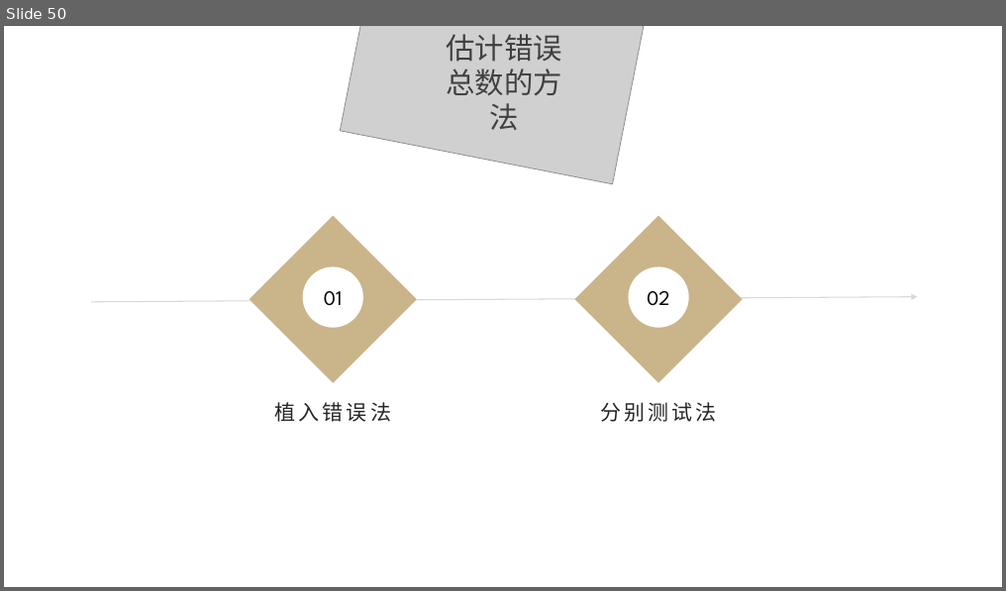
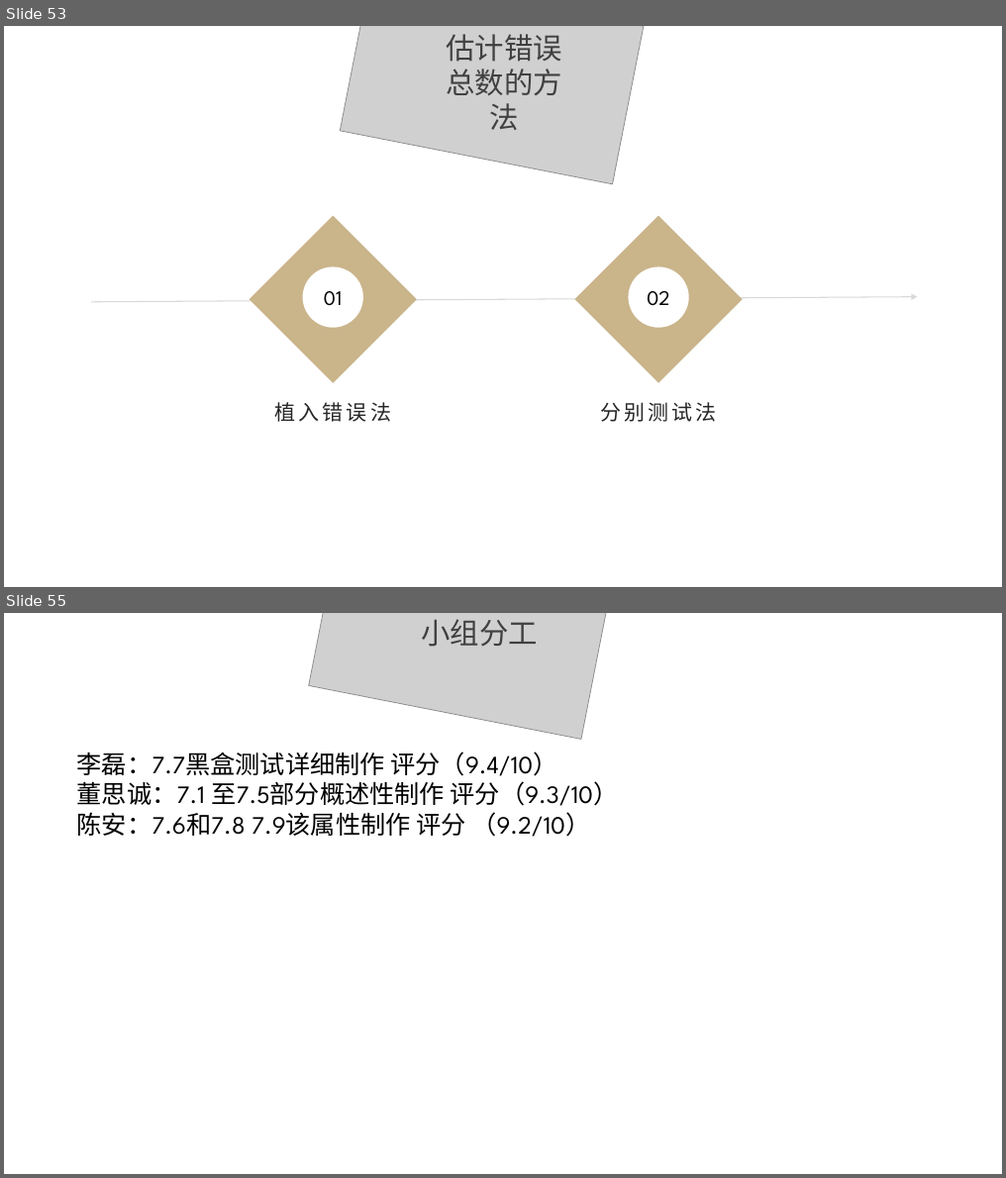
Before and after one commit to ConstanTWT/SE2020-G01, a slide deck: 翻转PPT/SE2020-G01-实现阶段翻转课堂PPT.pptx. Shown one above the other, each under a label of ours: slide 50 before the commit, slides 53 and 55 after it; the slides between them are not shown. The pictures are 1006x591 and 1006x1178 pixels, drawn with LibreOffice and Linux fonts; fonts in the diff are those of the drawing; grey boxes stand for pictures; background and template pictures are left out. Boxes give left, top, right and bottom in pixels: in the first picture for what was removed or moved away, otherwise in the second. Text is boxed around its words. In the diff, an @@ line names an element or a change of style, - is before the commit and + after.

```diff
--- a/翻转PPT/SE2020-G01-实现阶段翻转课堂PPT.pptx
+++ b/翻转PPT/SE2020-G01-实现阶段翻转课堂PPT.pptx
@@ slide 55 added at (4, 613, 1002, 1174), background picture (left out) @@
@@ picture added at (309, 613, 612, 740) @@
@@ text added at (422, 619, 538, 647), 28 pt, text #404040 @@
+小组分工
@@ text added at (77, 752, 619, 837), 24 pt, text #000000 @@
+李磊：7.7黑盒测试详细制作 评分（9.4/10）
+董思诚：7.1 至7.5部分概述性制作 评分（9.3/10）
+陈安：7.6和7.8 7.9该属性制作 评分 （9.2/10）
@@ what was slide 50 is now slide 53 @@
```
Also in this commit, not shown: 4 other slides added.
